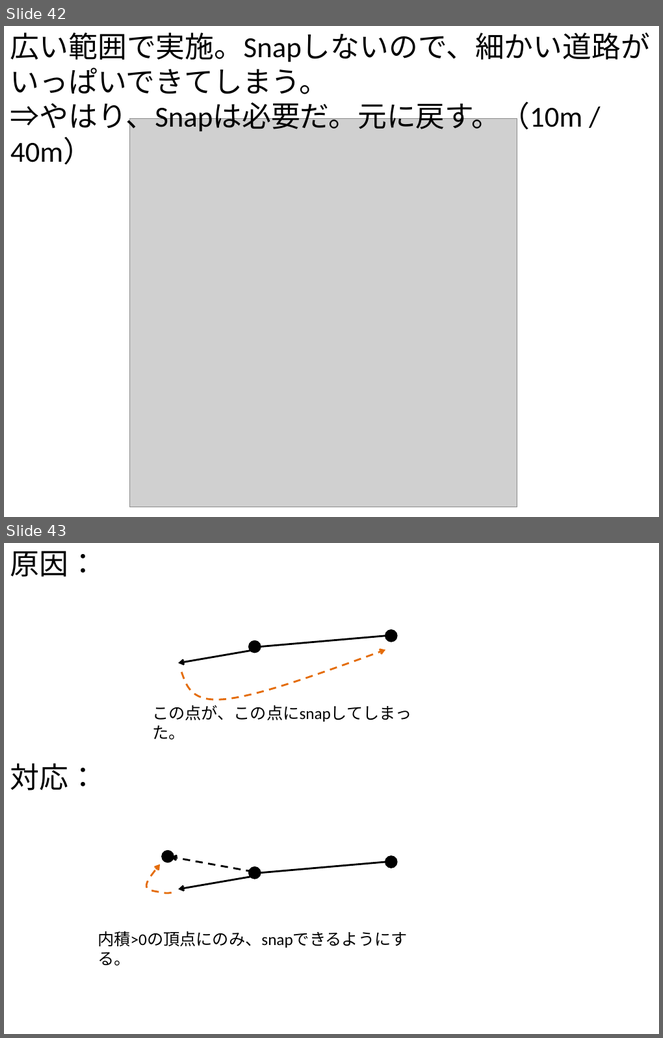
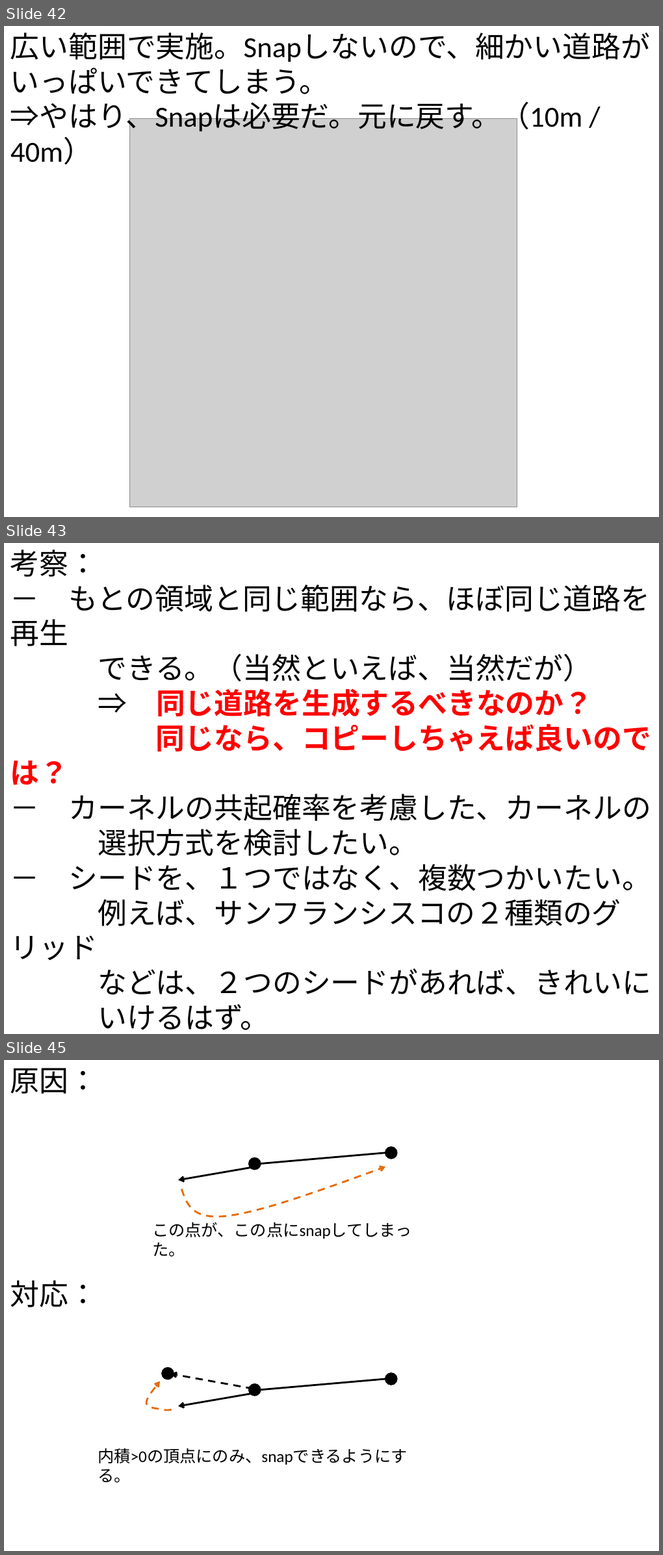
Before and after one commit to gnishida/RoadDesigner, a slide deck: RoadDesigner.pptx. Shown one above the other, each under a label of ours: slides 42 and 43 before the commit, slides 42, 43 and 45 after it; the slides between them are not shown. The pictures are 663x1038 and 663x1555 pixels, drawn with LibreOffice and Linux fonts; fonts in the diff are those of the drawing; grey boxes stand for pictures. Boxes give left, top, right and bottom in pixels: in the first picture for what was removed or moved away, otherwise in the second. Text is boxed around its words. In the diff, an @@ line names an element or a change of style, - is before the commit and + after.

```diff
--- a/RoadDesigner.pptx
+++ b/RoadDesigner.pptx
@@ slide 43 added at (4,543,659,1034), background #FFFFFF @@
@@ text added at (10,549,651,1031), 32 pt, text #000000 @@
+考察：
+－ もとの領域と同じ範囲なら、ほぼ同じ道路を再生
+できる。（当然といえば、当然だが）
+⇒ 同じ道路を生成するべきなのか？
+同じなら、コピーしちゃえば良いのでは？
+－ カーネルの共起確率を考慮した、カーネルの
+選択方式を検討したい。
+－ シードを、１つではなく、複数つかいたい。
+例えば、サンフランシスコの２種類のグリッド
+などは、２つのシードがあれば、きれいに
+いけるはず。
@@ what was slide 43 is now slide 45 @@
```
Also in this commit, not shown: 1 other slide added, 3 other files.
